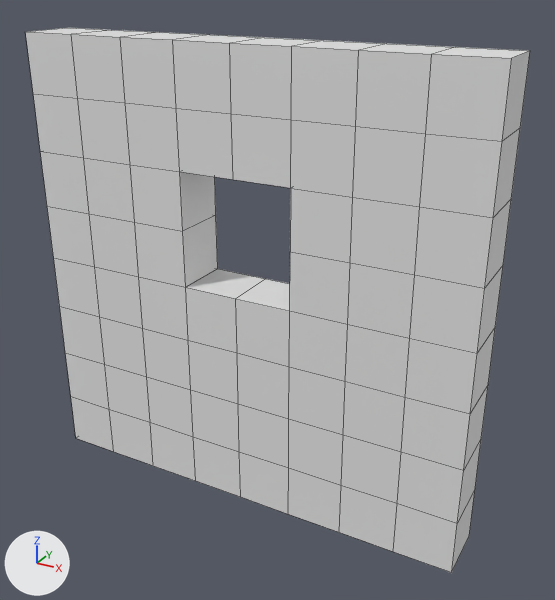
The FBX model Chopper/Art/Export/piece_window_voxel.fbx, before and after one commit.
Before and after are seen from a 50 mm camera at (1.55, -2.58, 2.26) aimed at (0.11, 0.04, 0.96). The axes (+X, +Y, +Z) are drawn at lower left. The lights are the same throughout. The older version comes first. Mesh edges are drawn as thin lines. Vertices at exactly the same position are counted once.

Script lines for the objects in view, before the commit:
```python
me_piece_window_voxel = bpy.data.meshes.new('piece_window_voxel')
me_piece_window_voxel.from_pydata(...)  # 160 vertices, 160 faces; spans x -1.0..1.0, y -0.12..0.12, z 0.0..2.0
me_piece_window_voxel.materials.append(mat_m_world_003)  # white #e7e7e7
ob_piece_window_voxel = bpy.data.objects.new('piece_window_voxel', me_piece_window_voxel)
ob_piece_window_voxel.location = (0.0, 0.0, 0.0)
```
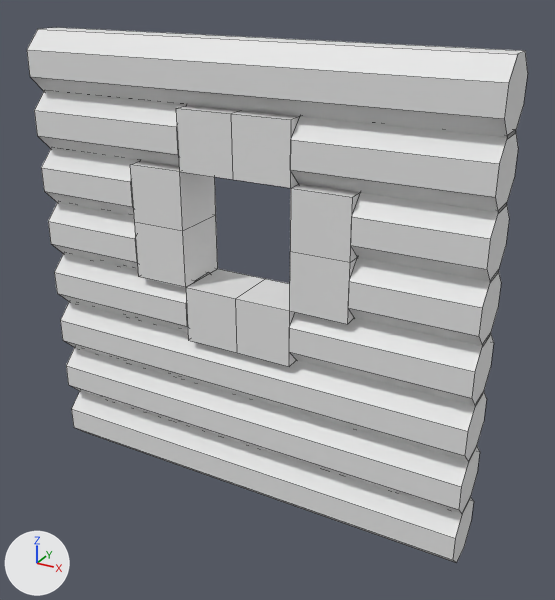
What differs and where, as boxes [x1, y1, x2, y2] in the pictures (555 x 600 px):
'piece_window_voxel', reshaped
    before: [26, 28, 530, 573]
    after: [27, 27, 528, 563]
part 1 of me_piece_window_voxel, added
    after: [72, 391, 474, 563]
part 2 of me_piece_window_voxel, added
    after: [66, 347, 480, 514]
part 3 of me_piece_window_voxel, added
    after: [60, 302, 487, 461]
part 4 of me_piece_window_voxel, added
    after: [54, 253, 208, 332]
part 5 of me_piece_window_voxel, added
    after: [289, 312, 494, 406]
part 6 of me_piece_window_voxel, added
    after: [48, 203, 138, 270]
part 7 of me_piece_window_voxel, added
    after: [348, 258, 501, 347]
part 8 of me_piece_window_voxel, added
    after: [41, 149, 139, 216]
part 9 of me_piece_window_voxel, added
    after: [350, 193, 509, 282]
part 10 of me_piece_window_voxel, added
    after: [34, 91, 186, 167]
part 11 of me_piece_window_voxel, added
    after: [290, 117, 518, 212]
part 12 of me_piece_window_voxel, added
    after: [27, 27, 528, 137]
part 13 of me_piece_window_voxel, reshaped
    before: [26, 28, 530, 573]
    after: [130, 106, 360, 366]

Patch to the scene script:
```diff
--- a/Chopper/Art/Export/piece_window_voxel.fbx.py
+++ b/Chopper/Art/Export/piece_window_voxel.fbx.py
@@ me_piece_window_voxel @@
 # used by ob_piece_window_voxel; location = (0.0, 0.0, 0.0)
-me_piece_window_voxel.from_pydata(...)  # 160 vertices, 160 faces; spans x -1.0..1.0, y -0.12..0.12, z 0.0..2.0
+me_piece_window_voxel.from_pydata(...)  # 232 vertices, 160 faces; spans x -1.0..1.0, y -0.13..0.13, z -0.01..2.01
+# me_piece_window_voxel part 1: a new loose piece, an 8-sided cylinder along x spanning x -1.0..1.0, y -0.13..0.13, z -0.01..0.26, in mat_m_world_003 (white #e7e7e7)
+# me_piece_window_voxel part 2: a new loose piece, an 8-sided cylinder along x spanning x -1.0..1.0, y -0.13..0.13, z 0.24..0.51, in mat_m_world_003 (white #e7e7e7)
+# me_piece_window_voxel part 3: a new loose piece, an 8-sided cylinder along x spanning x -1.0..1.0, y -0.13..0.13, z 0.49..0.76, in mat_m_world_003 (white #e7e7e7)
+# me_piece_window_voxel part 4: a new loose piece, an 8-sided cylinder along x spanning x -1.0..-0.25, y -0.13..0.13, z 0.74..1.01, in mat_m_world_003 (white #e7e7e7)
+# me_piece_window_voxel part 5: a new loose piece, an 8-sided cylinder along x spanning x 0.25..1.0, y -0.13..0.13, z 0.74..1.01, in mat_m_world_003 (white #e7e7e7)
+# me_piece_window_voxel part 6: a new loose piece, an 8-sided cylinder along x spanning x -1.0..-0.5, y -0.13..0.13, z 0.99..1.26, in mat_m_world_003 (white #e7e7e7)
+# me_piece_window_voxel part 7: a new loose piece, an 8-sided cylinder along x spanning x 0.5..1.0, y -0.13..0.13, z 0.99..1.26, in mat_m_world_003 (white #e7e7e7)
+# me_piece_window_voxel part 8: a new loose piece, an 8-sided cylinder along x spanning x -1.0..-0.5, y -0.13..0.13, z 1.24..1.51, in mat_m_world_003 (white #e7e7e7)
+# me_piece_window_voxel part 9: a new loose piece, an 8-sided cylinder along x spanning x 0.5..1.0, y -0.13..0.13, z 1.24..1.51, in mat_m_world_003 (white #e7e7e7)
+# me_piece_window_voxel part 10: a new loose piece, an 8-sided cylinder along x spanning x -1.0..-0.25, y -0.13..0.13, z 1.49..1.76, in mat_m_world_003 (white #e7e7e7)
+# me_piece_window_voxel part 11: a new loose piece, an 8-sided cylinder along x spanning x 0.25..1.0, y -0.13..0.13, z 1.49..1.76, in mat_m_world_003 (white #e7e7e7)
+# me_piece_window_voxel part 12: a new loose piece, an 8-sided cylinder along x spanning x -1.0..1.0, y -0.13..0.13, z 1.74..2.01, in mat_m_world_003 (white #e7e7e7)
+# me_piece_window_voxel part 13
+# 120 vertices are removed from x -1.0..1.0, y -0.12..0.12, z 0.0..2.0
+# 136 faces are deleted
+# 16 new faces join them
 me_piece_window_voxel.materials.append(mat_m_world_003)
```
